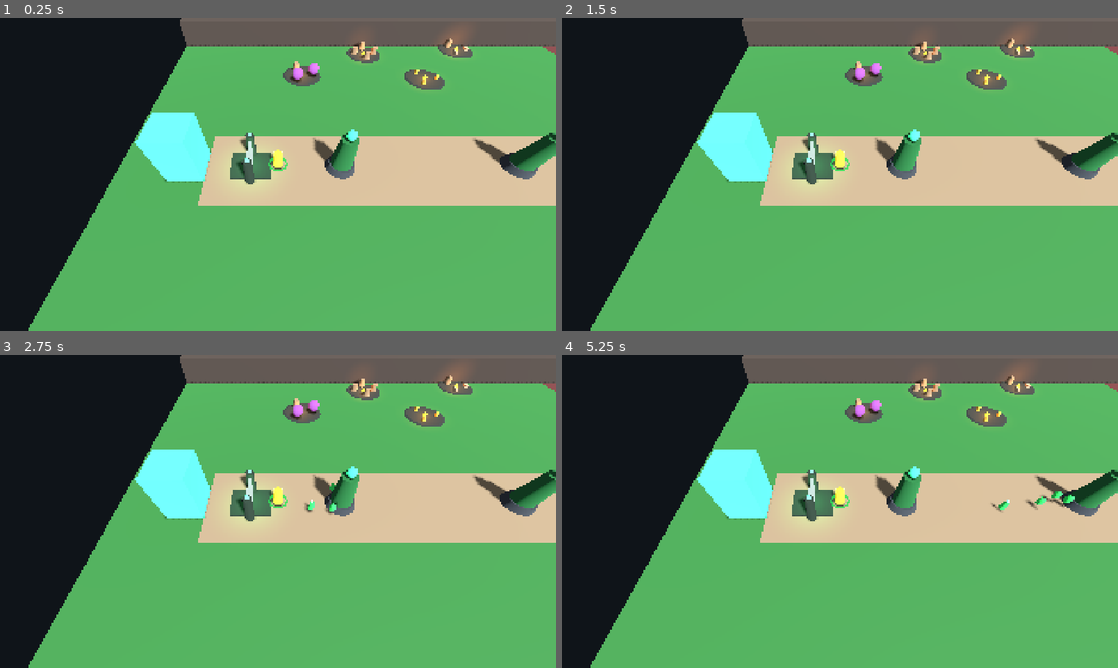
Above: before the commit, frames 1-4 (two rows, left to right).
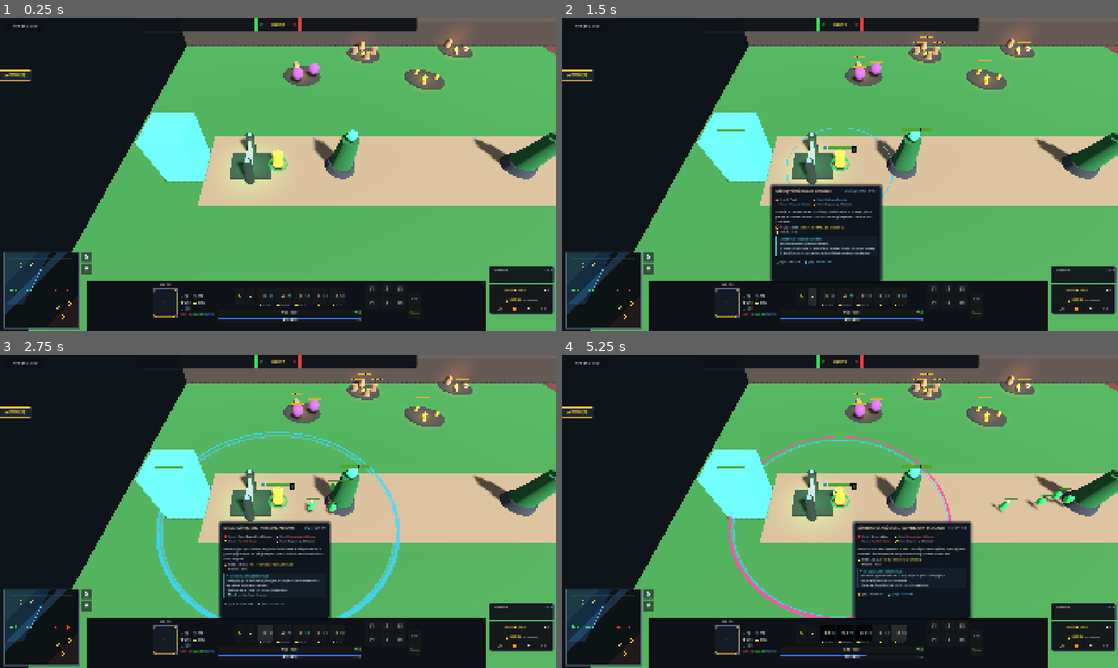
Above: after the commit, the same moments.

Repository: atalhatulu/eclipse-moba
Game: Godot game, scene res://scenes/map/moba_map_3d.tscn
Same seed, same stepped clock (60 frames per second), same inputs: the game is played once before the commit and once after it.
Inputs (mouse positions are in pixels of both pictures, inside the frame that each line leads up to):
- Up to frame 1 (0.25 s): no input
- Up to frame 2 (1.5 s): click (801, 296) at 0.5 s, where only the run after the commit has a clickable "🌳"; click (812, 296) at 1.25 s, where only the run after the commit has a clickable "💧"
- Up to frame 3 (2.75 s): click (266, 633) at 2 s, where only the run after the commit has a clickable "Q"
- Up to frame 4 (5.25 s): click (845, 633) at 2.75 s, where only the run after the commit has a clickable "W"; click (862, 633) at 3.5 s, where only the run after the commit has a clickable "E"; click (878, 633) at 4.25 s, where only the run after the commit has a clickable "D"; click (901, 633) at 5 s, where only the run after the commit has a clickable "R"

The runs differ from the first frame. In frame 1, 18% of the frame differs, in the area x 0-100%, y 0-100%; in frame 2, 25%; in frame 3, 26%; in frame 4, 26%.
Error before the commit: Parse Error: Identifier "hud_item_tooltip" not declared in the current scope. (res://systems/ui/dota_hud.gd:193)

Commit message:
fix: declare hud_item_tooltip member variable in dota_hud.gd

Diff:
--- a/systems/ui/dota_hud.gd
+++ b/systems/ui/dota_hud.gd
@@ -81,6 +81,7 @@
 var demo_panel: DemoHeroPanel = null
 var stats_popup: DotaStatsPopup = null
 var ability_tooltip: DotaAbilityTooltip = null
+var hud_item_tooltip: DotaItemTooltip = null
 var is_alt_down: bool = false
 
 func _ready() -> void:
